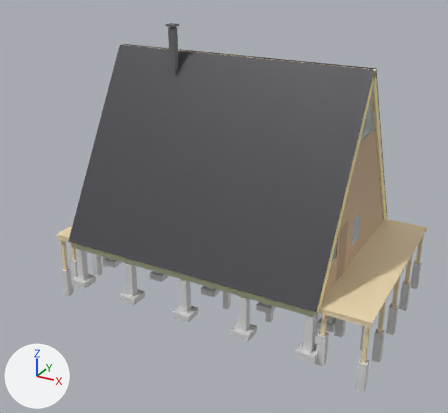
The glTF model project/a/cabin2/cabin2.glb, before and after one commit.
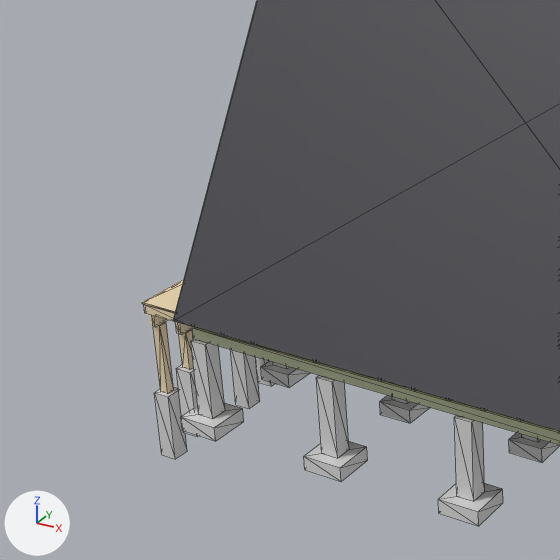
The first picture shows the older version from a 50 mm camera at (10.91, -20.75, 12.13) aimed at (-0.55, 0.09, 1.71). The close-ups show the older and then the newer version on the part from 0% to 49% of the width and 28% to 81% of the height of that picture. Only the edits that show in the close-ups are written down. Every picture has the same lights, and +X, +Y and +Z are marked at lower left. The close-ups show mesh edges as thin lines. Where no turn or scale is listed for an object, it has been applied to the vertices. Vertices at exactly the same position are counted once.

Names of what the first close-up shows: 'beam_0', 'deck_beam_W0-0.025', 'deck_beam_W00.025', 'deck_joist_W0', 'deck_pile_W00', 'deck_pile_W01', 'deck_post_W00', 'decking_W', 'footing_0_0', 'footing_0_1', 'footing_0_2', 'pier_0_0', 'pier_0_1', 'pier_0_2', 'roof_sheet_S' and 10 more.
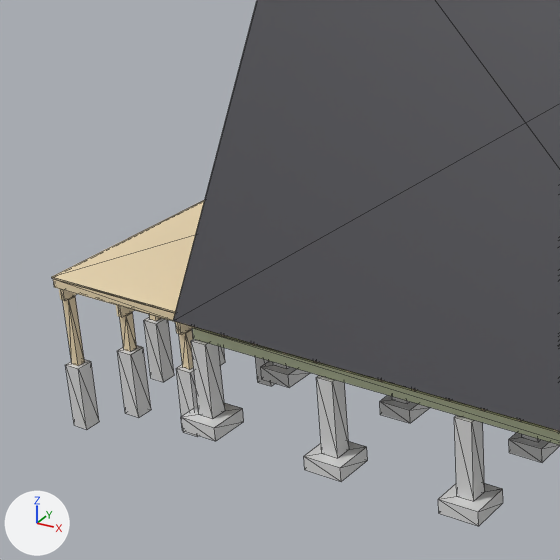
Where the newer file only moved an object's origin or applied its transform, the numbers keep the older frame.

What differs and where, as boxes (x1, y1, x2, y2) in the close-ups (560 x 560 px):
'decking_W', moved, rescaled: before (142, 279, 184, 313); after (52, 200, 205, 313)
'deck_pile_W00', moved: before (154, 387, 187, 459); after (66, 359, 99, 430)
'deck_pile_W01', moved: before (231, 350, 260, 409); after (144, 317, 174, 382)
'deck_post_W00', moved: before (153, 322, 174, 394); after (63, 296, 85, 366)
'deck_pile_W20', added: after (117, 345, 151, 418)
'deck_joist_W0', reshaped (194% wider, 109% taller): before (144, 304, 190, 326); after (53, 279, 190, 326)
'deck_post_W20', added (beige): after (120, 312, 137, 352)
'deck_beam_W00.025', moved: before (152, 315, 167, 327); after (61, 289, 77, 301)
'deck_beam_W20.025', added: after (118, 306, 134, 317)
'deck_pile_W21', added (mostly hidden): after (219, 346, 225, 366)

Edits to the bpy script that builds the scene:
```text
Change me_deck_joist_w0:
    used by ob_deck_joist_w0; location = (-5.65, -3.97, 0.74)
    before: 4 (-0.475, 0.025, -0.075), 5 (-0.475, 0.025, 0.075), 6 (-0.475, -0.025, -0.075) at pixel (144, 313), 7 (-0.475, -0.025, 0.075) at pixel (143, 304)
    remove me_deck_joist_w0.from_pydata(...)  # 8 vertices, 12 faces; spans x -0.475..0.475, y -0.025..0.025, z -0.075..0.075
    add me_deck_joist_w0.from_pydata(...)  # 8 vertices, 12 faces; spans x -2.475..0.475, y -0.025..0.025, z -0.075..0.075
    me_deck_joist_w0 part 1
    add for i in [*range(4, 8)]: me_deck_joist_w0.vertices[i].co += Vector((-2.0, 0.0, 0.0))
Change me_decking_w:
    used by ob_decking_w; location = (-5.65, 0.0, 0.85)
    remove me_decking_w.from_pydata(...)  # 8 vertices, 12 faces; spans x -0.5..0.5, y -4.0..4.0, z -0.01..0.01
    add me_decking_w.from_pydata(...)  # 8 vertices, 12 faces; spans x -2.5..0.5, y -4.0..4.0, z -0.01..0.01
    me_decking_w part 2: the whole mesh is scaled about its middle by (3, 1, 1), then moved by (-1.0, 0.0, 0.0)
Change ob_deck_pile_w00:
    ob_deck_pile_w00.location: (-5.97, -3.85, -1.4) -> (-7.97, -3.85, -1.4)
Change ob_deck_post_w00:
    ob_deck_post_w00.location: (-5.97, -3.85, -0.17) -> (-7.97, -3.85, -0.17)
Change ob_deck_pile_w01:
    ob_deck_pile_w01.location: (-5.97, -1.93, -1.4) -> (-7.97, -1.93, -1.4)
Change ob_deck_beam_w0_0_025:
    ob_deck_beam_w0_0_025.location: (-6.0, 0.0, 0.56) -> (-8.0, 0.0, 0.56)
Change ob_deck_beam_w00_025:
    ob_deck_beam_w00_025.location: (-5.95, 0.0, 0.56) -> (-7.95, 0.0, 0.56)
Add ob_deck_beam_w20_025:
    ob_deck_beam_w20_025 = bpy.data.objects.new('deck_beam_W20.025', me_deck_beam_w10_025.copy())  # the mesh of ob_deck_beam_w10_025
    ob_deck_beam_w20_025.location = (-6.68, 0.0, 0.56)
Add ob_deck_beam_w2_0_025:
    ob_deck_beam_w2_0_025 = bpy.data.objects.new('deck_beam_W2-0.025', me_deck_beam_w10_025.copy())  # the mesh of ob_deck_beam_w10_025
    ob_deck_beam_w2_0_025.location = (-6.72, 0.0, 0.56)
Add ob_deck_pile_w21:
    ob_deck_pile_w21 = bpy.data.objects.new('deck_pile_W21', me_deck_pile_w11.copy())  # the mesh of ob_deck_pile_w11
    ob_deck_pile_w21.location = (-6.7, -1.93, -0.8)
Add ob_deck_post_w20:
    ob_deck_post_w20 = bpy.data.objects.new('deck_post_W20', me_deck_post_w10.copy())  # the mesh of ob_deck_post_w10
    ob_deck_post_w20.location = (-6.7, -3.85, 0.13)
Add ob_deck_pile_w20:
    ob_deck_pile_w20 = bpy.data.objects.new('deck_pile_W20', me_deck_pile_w11.copy())  # the mesh of ob_deck_pile_w11
    ob_deck_pile_w20.location = (-6.7, -3.85, -0.8)
```
